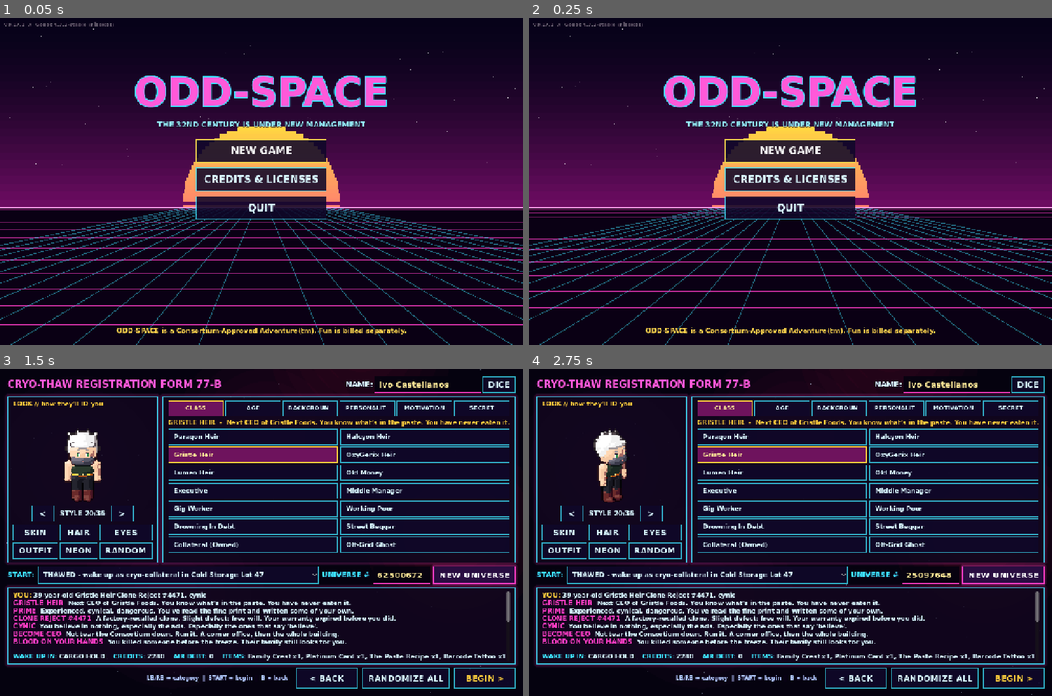
Above: before the commit, frames 1-4 (two rows, left to right).
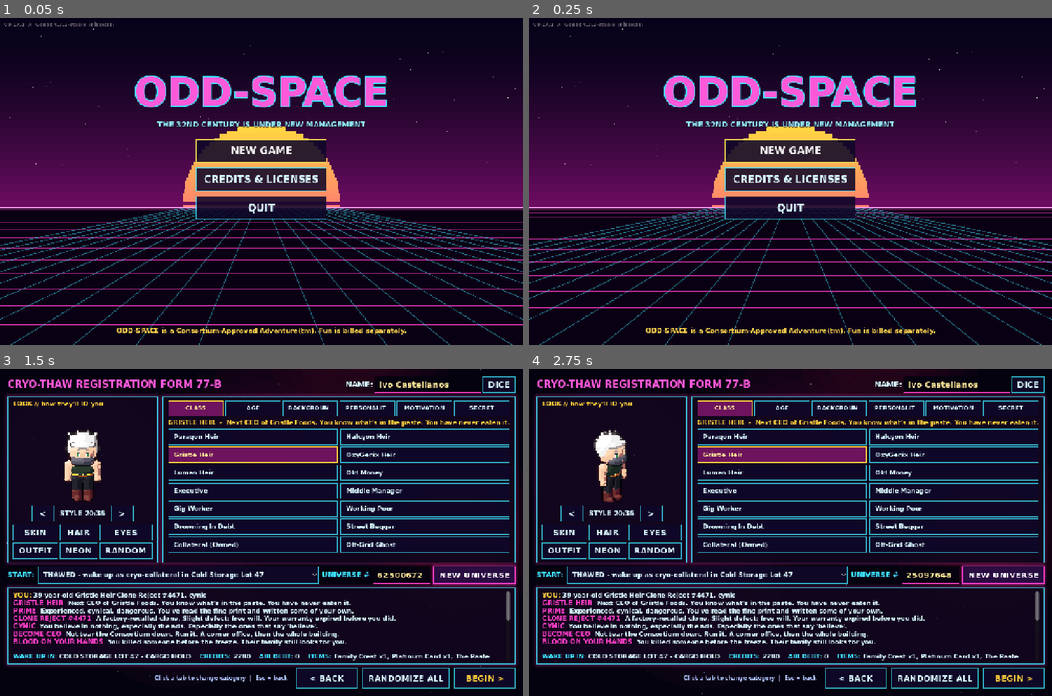
Above: after the commit, the same moments.

Repository: teelopnee/Odd-Space
Game: Godot game, scene res://scenes/ui/title_screen.tscn
The game is run twice, just before and just after one commit, with the same random seed, the same clock (stepped at 60 frames per second) and the same inputs.
Inputs:
- Up to frame 1 (0.05 s): no input
- Up to frame 2 (0.25 s): no input
- Up to frame 3 (1.5 s): click "NEW GAME" at 0.5 s; click "NEW UNIVERSE" at 1.25 s
- Up to frame 4 (2.75 s): click "NEW UNIVERSE" at 2 s

The runs differ from the first frame. In frame 1, less than 0.1% of the frame differs, in the area x 4-5%, y 1-3%; in frame 2, less than 0.1%; in frame 3, 1.0%, in the area x 5-98%, y 76-96%; in frame 4, 1.0%.

Commit message:
v0.17.2: Esc in the creation form no longer starts a new life; device-aware hints
- creator: START begins only from a gamepad (Esc is also 'pause' and used to begin)
- creator footer hints follow the input device (pad / touch / keyboard)
- touch controls forced on -> touch prompts in tips
- title: save line on a dark plate with a readable date
- creator: 'WAKE UP IN: COLD STORAGE LOT 47 - <room>'

Co-Authored-By: Claude Opus 5.5 <noreply@anthropic.com>
Claude-Session: https://claude.ai/code/session_01QuPGznsLk6MyurrvpNwbLz

Diff:
--- a/project.godot
+++ b/project.godot
@@ -12,7 +12,7 @@
 
 config/name="ODD-SPACE"
 config/description="Sci-Fi 2.5D Action-RPG: retro-futurist dark satire, causality-driven emergent narrative."
-config/version="0.17.1"
+config/version="0.17.2"
 run/main_scene="res://scenes/ui/title_screen.tscn"
 config/features=PackedStringArray("4.7", "Mobile")
 boot_splash/bg_color=Color(0.03, 0.01, 0.07, 1)
--- a/src/autoload/game_state.gd
+++ b/src/autoload/game_state.gd
@@ -385,4 +385,16 @@
 	var g: Dictionary = parsed.get("game", {})
 	return "%s  |  %s  |  %d cr  |  %s" % [
 		g.get("player_name", "?"), g.get("location_name", "?"),
-		int(g.get("credits", 0)), parsed.get("saved_at", "")]
+		int(g.get("credits", 0)), pretty_time(str(parsed.get("saved_at", "")))]
+
+
+## "2026-11-06T12:35:49" -> "6 Nov, 12:35" (a raw ISO stamp on the title screen looked unfinished).
+static func pretty_time(iso: String) -> String:
+	var parts := iso.split("T")
+	if parts.size() != 2:
+		return iso
+	var d := parts[0].split("-")
+	if d.size() != 3:
+		return iso
+	var months := ["Jan", "Feb", "Mar", "Apr", "May", "Jun", "Jul", "Aug", "Sep", "Oct", "Nov", "Dec"]
+	return "%d %s, %s" % [int(d[2]), months[clampi(int(d[1]) - 1, 0, 11)], parts[1].left(5)]
--- a/src/autoload/scene_router.gd
+++ b/src/autoload/scene_router.gd
@@ -29,8 +29,8 @@
 	process_mode = Node.PROCESS_MODE_ALWAYS
 	ensure_gamepad_ui()
 	get_tree().root.content_scale_factor = float(Game.settings.get("ui_scale", 1.0))
-	if OS.has_feature("mobile") or DisplayServer.is_touchscreen_available():
-		input_device = "touch"
+	if OS.has_feature("mobile") or DisplayServer.is_touchscreen_available() or str(Game.settings.get("touch", "auto")) == "on":
+		input_device = "touch"  # touch controls forced on = touch prompts ("press F" on a touch screen read as a lazy port)
 	if not Input.get_connected_joypads().is_empty():
 		input_device = "gamepad"
 	Input.joy_connection_changed.connect(_on_joy_changed)
--- a/src/ui/character_creation.gd
+++ b/src/ui/character_creation.gd
@@ -182,7 +182,10 @@
 	foot.alignment = BoxContainer.ALIGNMENT_END
 	foot.add_theme_constant_override("separation", 12)
 	v.add_child(foot)
-	foot.add_child(HUD.make_label("LB/RB = category  |  START = begin  |  B = back  ", 13, Color(0.7, 0.8, 1.0)))
+	_hint = HUD.make_label("", 13, Color(0.7, 0.8, 1.0))
+	foot.add_child(_hint)
+	_update_hint(Router.input_device)
+	EventBus.input_device_changed.connect(_update_hint)
 	foot.add_child(_button("< BACK", func(): Router.goto(Router.TITLE)))
 	foot.add_child(_button("RANDOMIZE ALL", _randomize_all))
 	var go := _button("BEGIN >", _start)
@@ -275,6 +278,16 @@
 	_age_label.text = str(_age)
 
 
+var _hint: Label
+
+
+func _update_hint(dev: String) -> void:
+	if _hint == null or not is_instance_valid(_hint):
+		return
+	_hint.text = {"gamepad": "LB/RB = category  |  START = begin  |  B = back  ",
+		"touch": "Tap a tab to change category  |  BEGIN when ready  "}.get(dev, "Click a tab to change category  |  Esc = back  ")
+
+
 func _unhandled_input(event: InputEvent) -> void:
 	if event.is_action_pressed("target_cycle"):
 		_step_category(-1)
@@ -284,7 +297,9 @@
 		_step_category(1)
 		get_viewport().set_input_as_handled()
 		return
-	if event.is_action_pressed("pause"):
+	# START on a pad begins; Esc (also bound to "pause") must mean BACK on a keyboard - it used to
+	# start a new life when you tried to leave the form.
+	if event.is_action_pressed("pause") and event is InputEventJoypadButton:
 		_start()
 		get_viewport().set_input_as_handled()
 	elif event.is_action_pressed("ui_cancel") and not _name_edit.has_focus() and not _seed_edit.has_focus():
@@ -466,7 +481,8 @@
 	for fid in p.rep:
 		reps.append("%s %+d" % [DataDB.factions.get(fid, {}).get("short", fid), p.rep[fid]])
 	var native := _start_planet_id() != START_CRYO
-	var wake: String = str(_galaxy[_start_option.selected - 1].get("name", "?")).to_upper() + " (HOME)" if native else str(p.spawn).replace("_", " ").to_upper()
+	var wake: String = str(_galaxy[_start_option.selected - 1].get("name", "?")).to_upper() + " (HOME)" if native \
+		else "COLD STORAGE LOT 47 - " + str(p.spawn).replace("_", " ").to_upper()
 	text += "\n[color=#3ee6ff]WAKE UP IN:[/color] %s    [color=#3ee6ff]CREDITS:[/color] %d    [color=#3ee6ff]AIR DEBT:[/color] %d    [color=#3ee6ff]ITEMS:[/color] %s" % [
 		wake, int(p.credits) + (40 if native else 0), int(p.get("air_debt", 0)), ", ".join(PackedStringArray(items)) if not items.is_empty() else "none"]
 	if not reps.is_empty():
--- a/src/ui/title_screen.gd
+++ b/src/ui/title_screen.gd
@@ -42,7 +42,18 @@
 		v.add_child(cont)
 		var info := HUD.make_label(Game.save_summary(Game.AUTOSAVE_SLOT), 14, Color(0.8, 0.8, 1.0))
 		info.horizontal_alignment = HORIZONTAL_ALIGNMENT_CENTER
-		v.add_child(info)
+		# A dark plate: the line used to sit straight on the striped sun and was hard to read.
+		var plate := PanelContainer.new()
+		var sb := StyleBoxFlat.new()
+		sb.bg_color = Color(0.03, 0.01, 0.08, 0.82)
+		sb.content_margin_left = 10
+		sb.content_margin_right = 10
+		sb.content_margin_top = 2
+		sb.content_margin_bottom = 2
+		plate.add_theme_stylebox_override("panel", sb)
+		plate.size_flags_horizontal = Control.SIZE_SHRINK_CENTER
+		plate.add_child(info)
+		v.add_child(plate)
 	v.add_child(_button("NEW GAME", func(): Router.goto(Router.CREATOR)))
 	v.add_child(_button("CREDITS & LICENSES", _show_credits))
 	if not OS.has_feature("mobile") and not OS.has_feature("web"):
Not shown, changed: export_presets.cfg
Not shown, changed: docs/REVIEW.md
